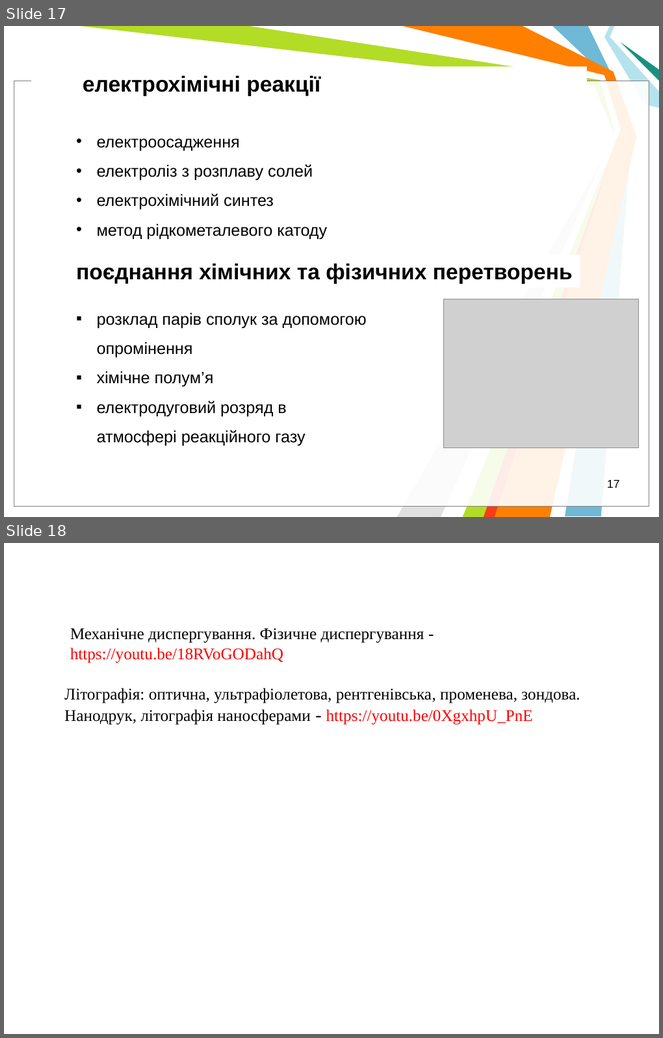
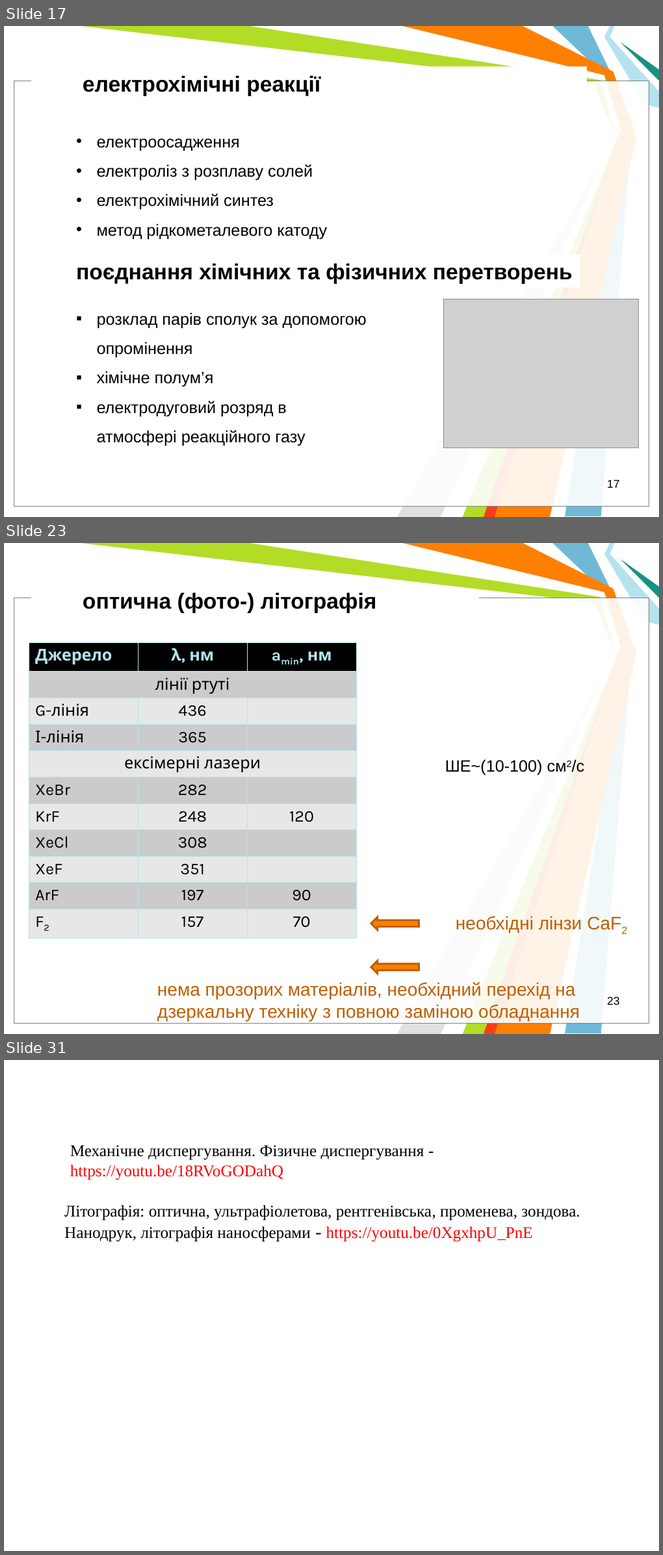
Before and after one commit to l432/NMK, a slide deck: Lecture/nanoSystem/2021_22/Present/OsnFizNanoV2.ppt. Shown one above the other, each under a label of ours: slides 17 and 18 before the commit, slides 17, 23 and 31 after it; the slides between them are not shown. The pictures are 663x1038 and 663x1555 pixels, drawn with LibreOffice and Linux fonts; fonts in the diff are those of the drawing; grey boxes stand for pictures; background and template pictures are left out. Boxes give left, top, right and bottom in pixels: in the first picture for what was removed or moved away, otherwise in the second. Text is boxed around its words. In the diff, an @@ line names an element or a change of style, - is before the commit and + after.

```diff
--- a/Lecture/nanoSystem/2021_22/Present/OsnFizNanoV2.ppt
+++ b/Lecture/nanoSystem/2021_22/Present/OsnFizNanoV2.ppt
@@ slide 23 added at [4,543,659,1034], background #FFFFFF; not listed: 11 template elements that a slide beside it also shows @@
@@ text added at [83,592,377,613], 24 pt, text #000000, bold @@
+оптична (фото-) літографія
@@ table added at [29,642,357,935], 11 rows, 3 columns @@
+Джерело | λ, нм | amin, нм
+лінії ртуті |  | 
+G-лінія | 436 | 
+І-лінія | 365 | 
+ексімерні лазери |  | 
+XeBr | 282 | 
+KrF | 248 | 120
+XeCl | 308 | 
+XeF | 351 | 
+ArF | 197 | 90
+F2 | 157 | 70
@@ text added at [445,759,585,776], 18 pt, text #000000 @@
+ШЕ~(10-100) cм2/c
@@ left arrow added at [371,917,419,930], fill #FF7F00, outline #BC5C00 2.01 pt @@
@@ text added at [456,916,582,933], 20 pt, text #BF5F00 @@
+необхідні лінзи CaF2
@@ left arrow added at [371,961,419,974], fill #FF7F00, outline #BC5C00 2.01 pt @@
@@ text added at [157,982,580,1021], 20 pt, text #BF5F00 @@
+нема прозорих матеріалів, необхідний перехід на дзеркальну техніку з повною заміною обладнання
@@ page number added at [607,997,620,1005], 12.5 pt, text #000000 @@
+23
@@ what was slide 18 is now slide 31 @@
```
Also in this commit, not shown: 12 other slides added.
